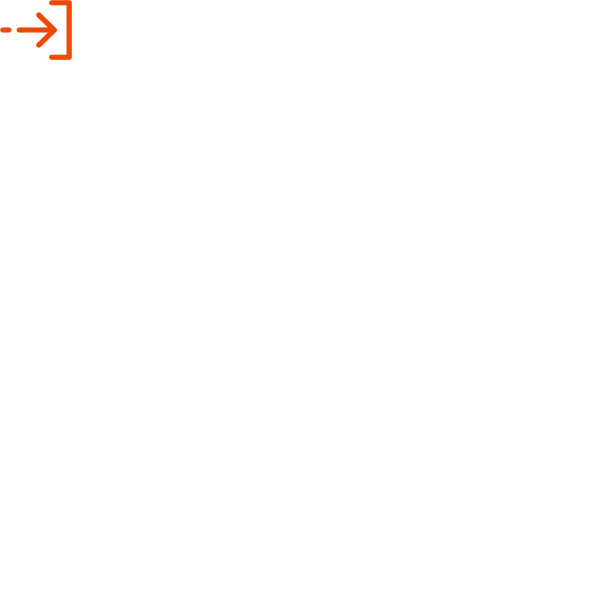
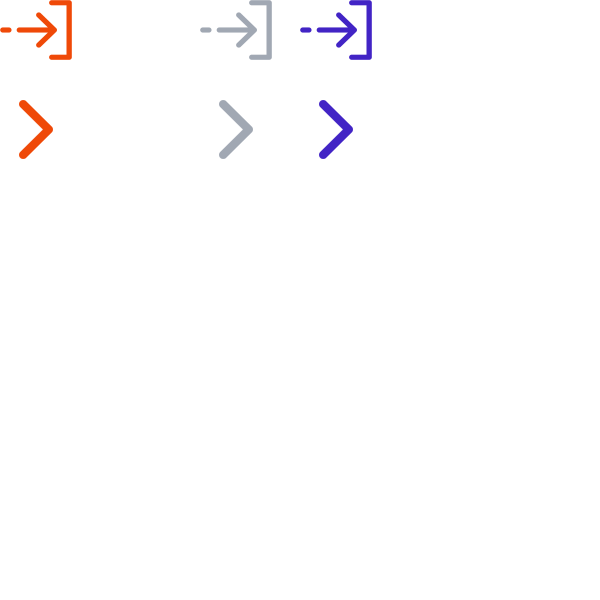
Comparing the layer stacks of the two w=600, h=600 images. Changes:
added layer "Layer 4" above "Group 1" over bbox(19, 0, 372, 159)
added group "Group 1" with 20 layers above "Layer 2" over bbox(19, 0, 372, 159)
added group "copy-1 copy 2" with 4 layers in group "Group 1" over bbox(300, 0, 372, 159)
added group "next" (1st of 8, in "Group 1" › "copy-1 copy 2") with 1 layers in group "copy-1 copy 2" over bbox(319, 100, 353, 159)
added layer "next" (2nd of 8, in "Group 1" › "copy-1 copy 2" › "next") in group "next" over bbox(319, 100, 353, 159)
added group "login" (1st of 8, in "Group 1" › "copy-1 copy 2") with 1 layers in group "copy-1 copy 2" over bbox(300, 0, 372, 60)
added layer "login" (2nd of 8, in "Group 1" › "copy-1 copy 2" › "login") in group "login" over bbox(300, 0, 372, 60)
added group "copy-1 copy" with 4 layers in group "Group 1" over bbox(200, 0, 272, 159)
added group "next" (3rd of 8, in "Group 1" › "copy-1 copy") with 1 layers in group "copy-1 copy" over bbox(219, 100, 253, 159)
added layer "next" (4th of 8, in "Group 1" › "copy-1 copy" › "next") in group "next" over bbox(219, 100, 253, 159)
added group "login" (3rd of 8, in "Group 1" › "copy-1 copy") with 1 layers in group "copy-1 copy" over bbox(200, 0, 272, 60)
added layer "login" (4th of 8, in "Group 1" › "copy-1 copy" › "login") in group "login" over bbox(200, 0, 272, 60)
added group "src" with 4 layers in group "Group 1" over bbox(19, 100, 53, 159)
added group "next" (7th of 8, in "Group 1" › "src") with 1 layers in group "src" over bbox(19, 100, 53, 159)
added layer "next" (8th of 8, in "Group 1" › "src" › "next") in group "next" over bbox(19, 100, 53, 159)
